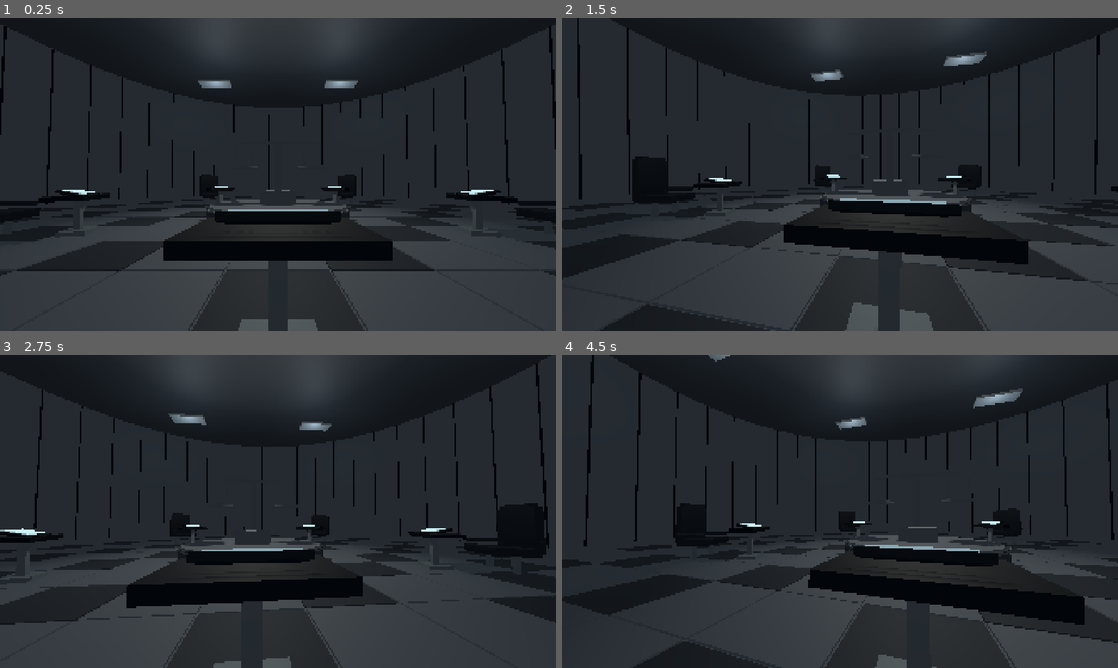
Above: before the commit, frames 1-4 (two rows, left to right).
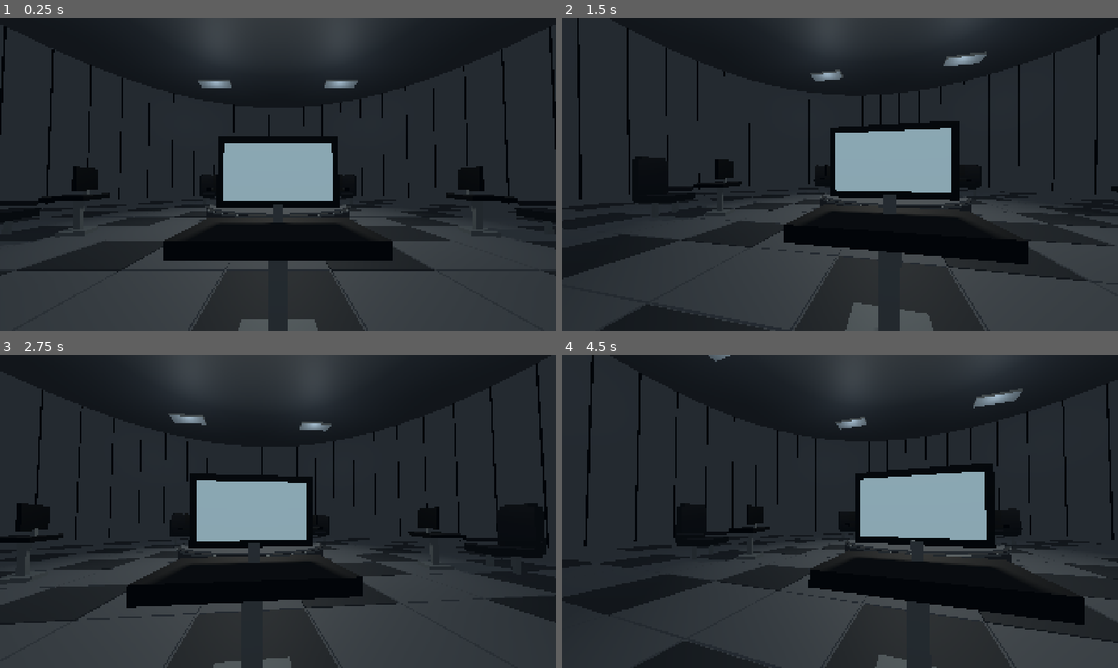
Above: after the commit, the same moments.

Repository: SerkanAydin06/DENGE
Game: Godot game, scene res://scenes/game_room.tscn
The game is run twice, just before and just after one commit, with the same random seed, the same clock (stepped at 60 frames per second) and the same inputs.
Inputs (mouse positions are in pixels of both pictures, inside the frame that each line leads up to):
- Up to frame 1 (0.25 s): no input
- Up to frame 2 (1.5 s): tap Enter at 0.5 s; move the mouse to (867, 174) at 0.52 s; click (867, 174) at 0.67 s; tap Space at 1.25 s; move the mouse to (812, 174) at 1.27 s; click (812, 174) at 1.42 s
- Up to frame 3 (2.75 s): tap Enter at 2 s; move the mouse to (289, 505) at 2.02 s; click (289, 505) at 2.17 s
- Up to frame 4 (4.5 s): tap Space at 2.75, 4.25 s; move the mouse to (834, 517) at 2.77 s; click (834, 517) at 2.92 s; tap Enter at 3.5 s; move the mouse to (878, 514) at 3.52 s; click (878, 514) at 3.67 s; move the mouse to (795, 508) at 4.27 s; click (795, 508) at 4.42 s

The runs differ from the first frame. In frame 1, 7.7% of the frame differs, in the area x 9-91%, y 37-72%; in frame 2, 7.9%; in frame 3, 8.0%; in frame 4, 8.9%, in the area x 31-80%, y 34-75%.

Commit message:
Put upright PC monitors in front of chairs

Diff:
--- a/scripts/game_room.gd
+++ b/scripts/game_room.gd
@@ -133,11 +133,10 @@
 		box_part("PedestalBase", Vector3(0, 0.10, -1.4), Vector3(0.85, 0.13, 0.76), metal, root)
 		box_part("PedestalStem", Vector3(0, 0.65, -1.4), Vector3(0.20, 1.12, 0.19), metal, root)
 		box_part("RectangularTable", Vector3(0, 1.24, -1.4), Vector3(1.7, 0.15, 1.05), black, root)
-		# Masanin ustunde yatik sayi tableti.
-		var tablet := box_part("NumberTablet", Vector3(0, 1.38, -1.4), Vector3(1.05, 0.08, 0.68), black, root)
-		tablet.rotation.x = deg_to_rad(-14)
-		var display := box_part("TabletScreen", Vector3(0, 1.44, -1.4), Vector3(0.88, 0.02, 0.52), screen, root)
-		display.rotation.x = deg_to_rad(-14)
+		# Oyuncuya bakan dik PC monitoru.
+		box_part("MonitorStand", Vector3(0, 1.40, -1.58), Vector3(0.12, 0.24, 0.12), metal, root)
+		box_part("MonitorBody", Vector3(0, 1.86, -1.58), Vector3(1.30, 0.77, 0.10), black, root)
+		box_part("MonitorScreen", Vector3(0, 1.86, -1.516), Vector3(1.15, 0.62, 0.018), screen, root)
 
 func _build_lighting() -> void:
 	var world := WorldEnvironment.new()
